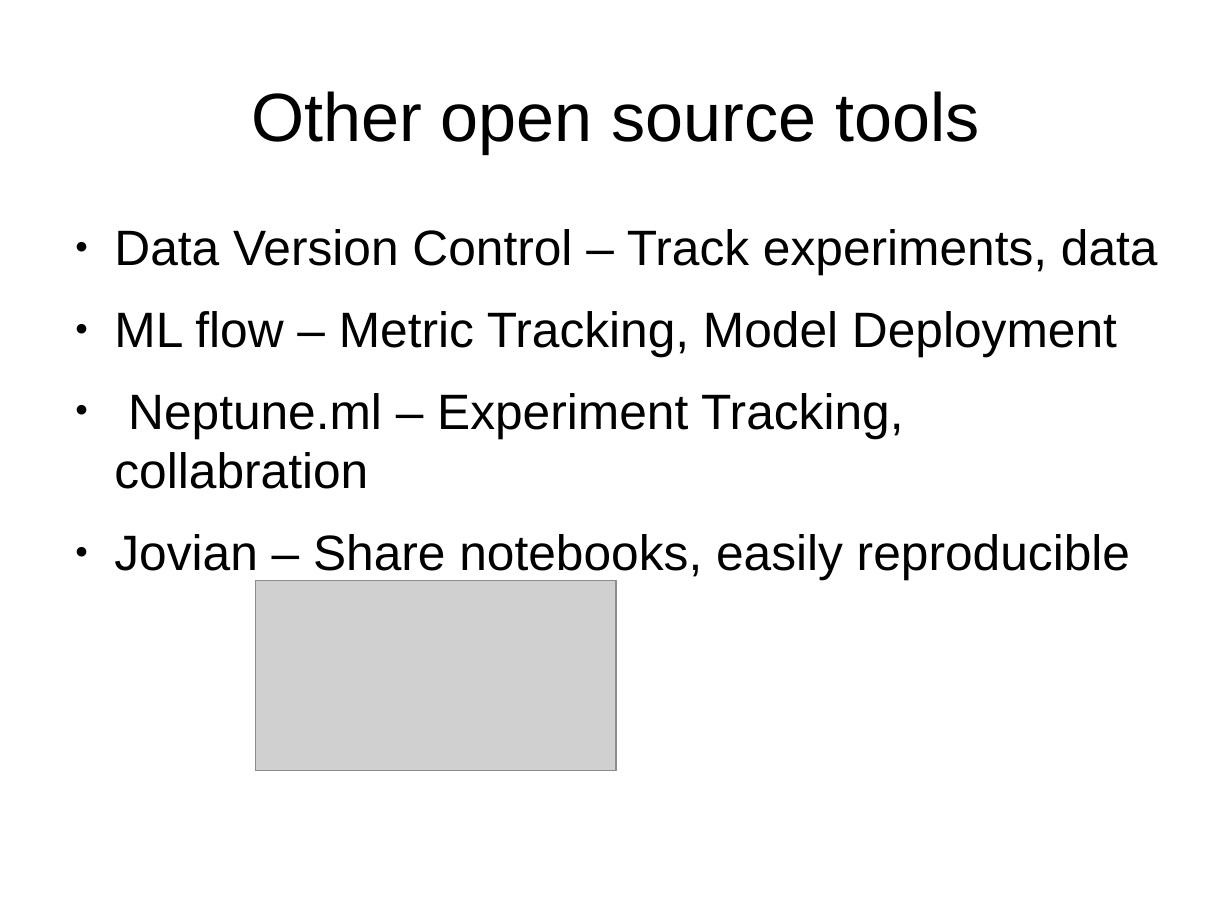
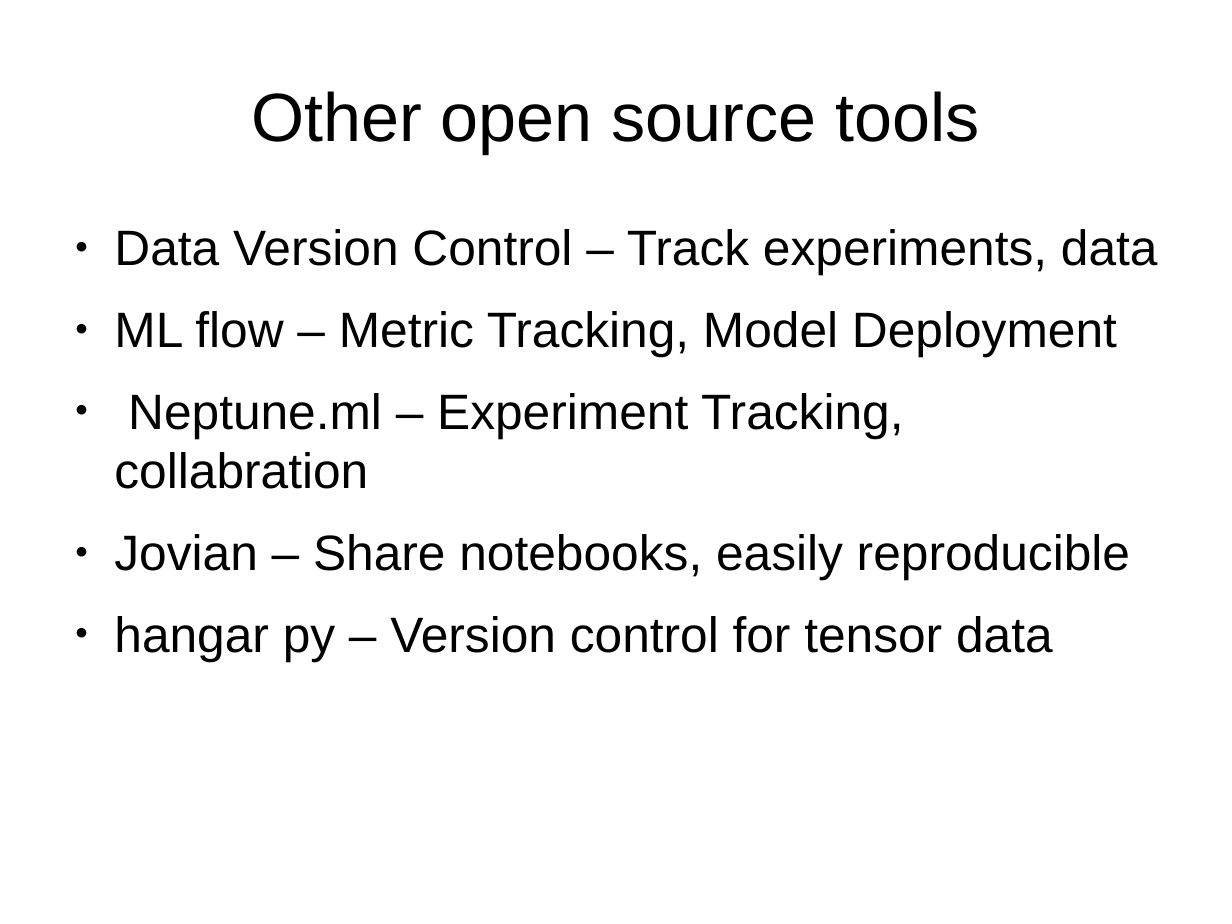
Before and after one commit to kurianbenoy/Talks, a slide deck: slide 18 of Pycon India/Talks.odp. Drawn at 1232x924 pixels with LibreOffice and Linux fonts; fonts in the diff are those of the drawing; grey boxes stand for pictures; background and template pictures are left out. Boxes give left, top, right and bottom in pixels: in the first picture for what was removed or moved away, otherwise in the second. Text is boxed around its words. In the diff, an @@ line names an element or a change of style, - is before the commit and + after.

```diff
--- a/Pycon India/Talks.odp
+++ b/Pycon India/Talks.odp
@@ picture removed at bbox=[255, 581, 616, 771] @@
@@ text at bbox=[114, 616, 1053, 661]: paragraph added @@
+● hangar py – Version control for tensor data
```
Also in this commit, not shown: 1 slide added, 2 slides removed, 2 other files.
